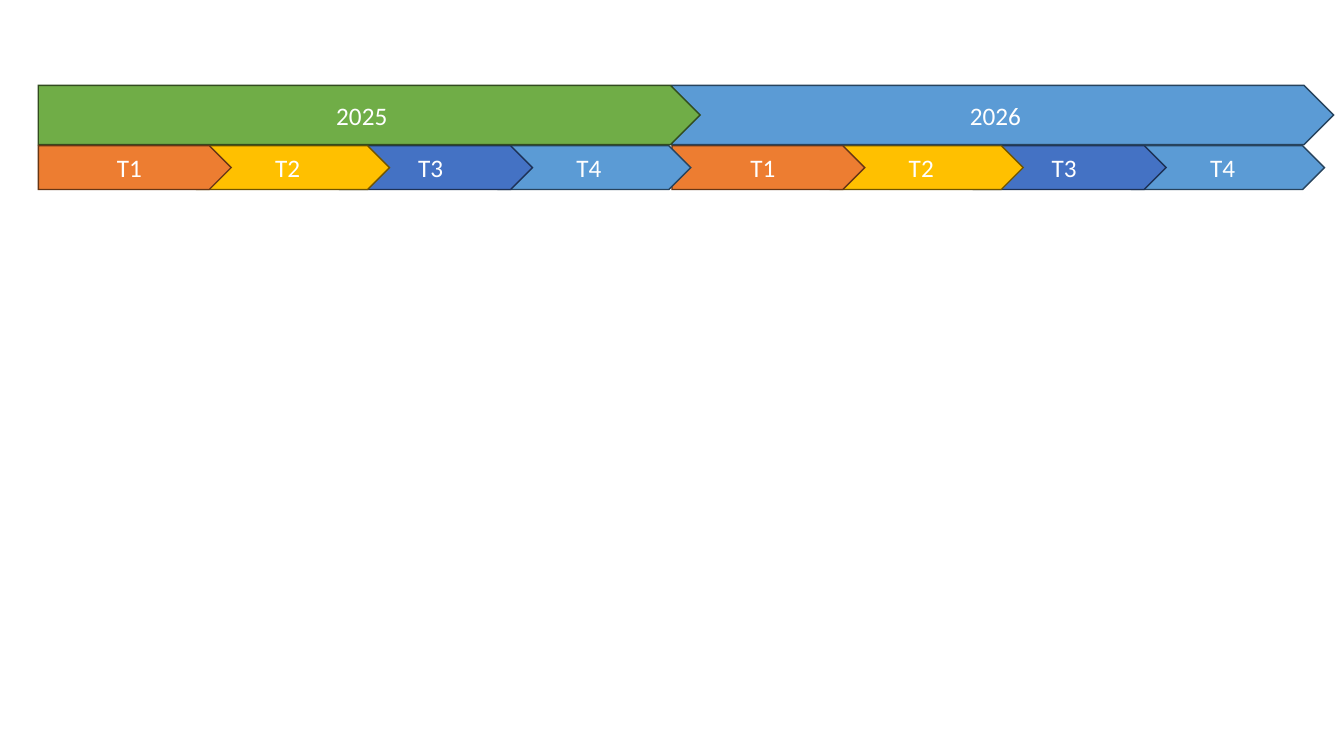
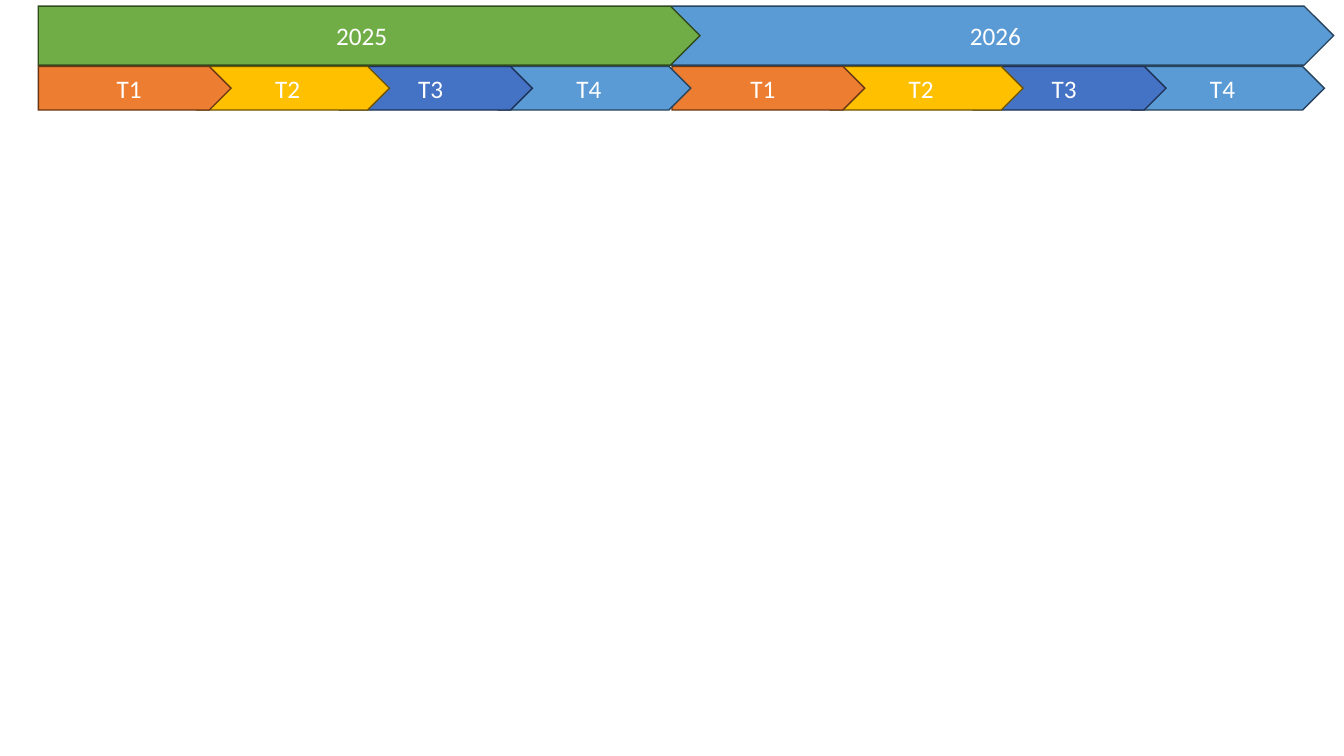
Before and after one commit to vincent-ledu/chronogramme-pptx, a slide deck: slide 1 of exemple_chronogramme.pptx. Drawn at 1344x756 pixels with LibreOffice and Linux fonts; fonts in the diff are those of the drawing. Boxes give left, top, right and bottom in pixels: in the first picture for what was removed or moved away, otherwise in the second. Text is boxed around its words. In the diff, an @@ line names an element or a change of style, - is before the commit and + after.

```diff
--- a/exemple_chronogramme.pptx
+++ b/exemple_chronogramme.pptx
@@ 10 pentagon arrows: place and size @@
-10 pentagon arrows at box(38, 86, 1335, 190)
+10 pentagon arrows at box(38, 6, 1334, 110)
@@ pentagon arrow "2025" at box(38, 6, 700, 66): outline #314C1F 1 pt to #314B1F 1 pt; proportions changed @@
@@ outline #28445D 1 pt to #27435D 1 pt; proportions changed in 3 elements at box(1132, 67, 1325, 110), box(498, 67, 691, 110), box(673, 6, 1334, 66) @@
@@ pentagon arrow "T1" at box(38, 67, 231, 110): outline #683715 1 pt to #673615 1 pt; proportions changed @@
@@ pentagon arrow "T2" at box(197, 67, 389, 110): outline #705400 1 pt to #6F5400 1 pt; proportions changed @@
@@ pentagon arrow "T3" at box(340, 67, 532, 110): outline #1E3256 1 pt to #1D3155 1 pt; proportions changed @@
@@ pentagon arrow "T1" at box(673, 67, 865, 110): outline #683715 1 pt to #673615 1 pt; proportions changed @@
@@ pentagon arrow "T2" at box(831, 67, 1023, 110): outline #705400 1 pt to #6F5400 1 pt; proportions changed @@
@@ pentagon arrow "T3" at box(974, 67, 1167, 110): outline #1E3256 1 pt to #1D3155 1 pt; proportions changed @@
```
Also in this commit, not shown: 1 slide added, 3 other files.
